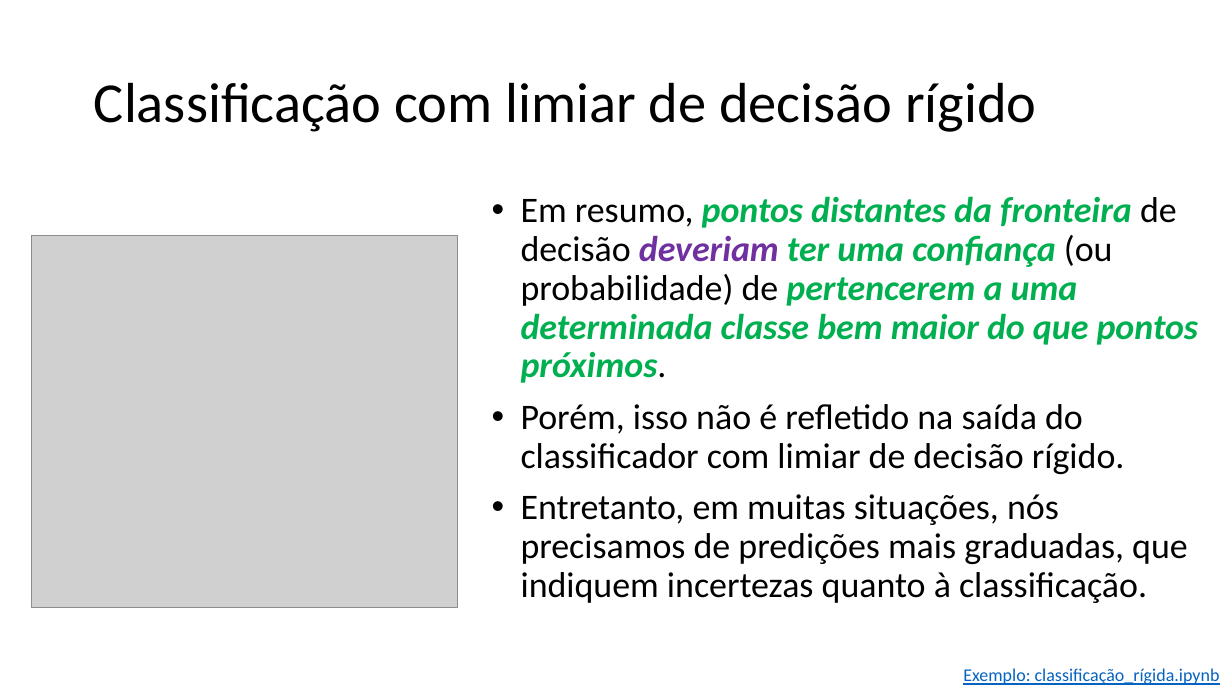
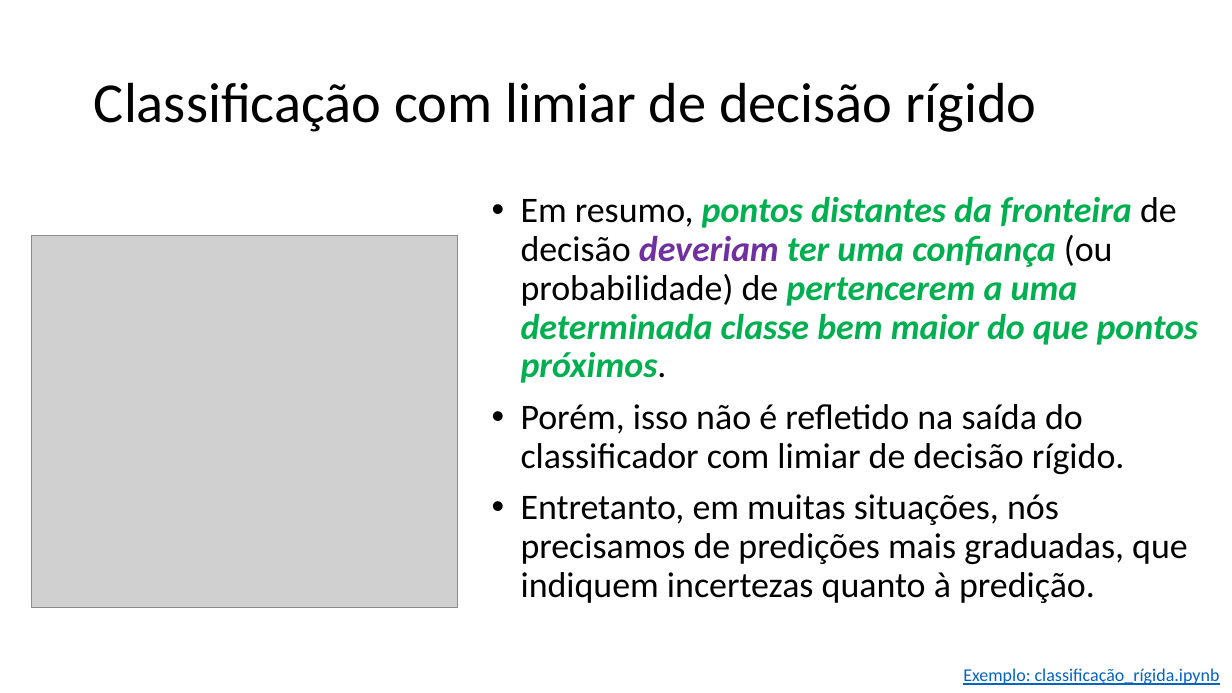
Before and after one commit to zz4fap/t320_aprendizado_de_maquina, a slide deck: slide 22 of slides/T320_Classificação (Parte II).pptx. Drawn at 1232x693 pixels with LibreOffice and Linux fonts; fonts in the diff are those of the drawing; grey boxes stand for pictures. Boxes give left, top, right and bottom in pixels: in the first picture for what was removed or moved away, otherwise in the second. Text is boxed around its words. In the diff, an @@ line names an element or a change of style, - is before the commit and + after.

Commit message:
update of slides

```diff
--- a/slides/T320_Classificação (Parte II).pptx
+++ b/slides/T320_Classificação (Parte II).pptx
@@ text at [521,494,1188,603]: text changed @@
-• Entretanto, em muitas situações, nós precisamos de predições mais graduadas, que indiquem incertezas quanto à classificação.
+• Entretanto, em muitas situações, nós precisamos de predições mais graduadas, que indiquem incertezas quanto à predição.
```
Also in this commit, not shown: 3 other files.
